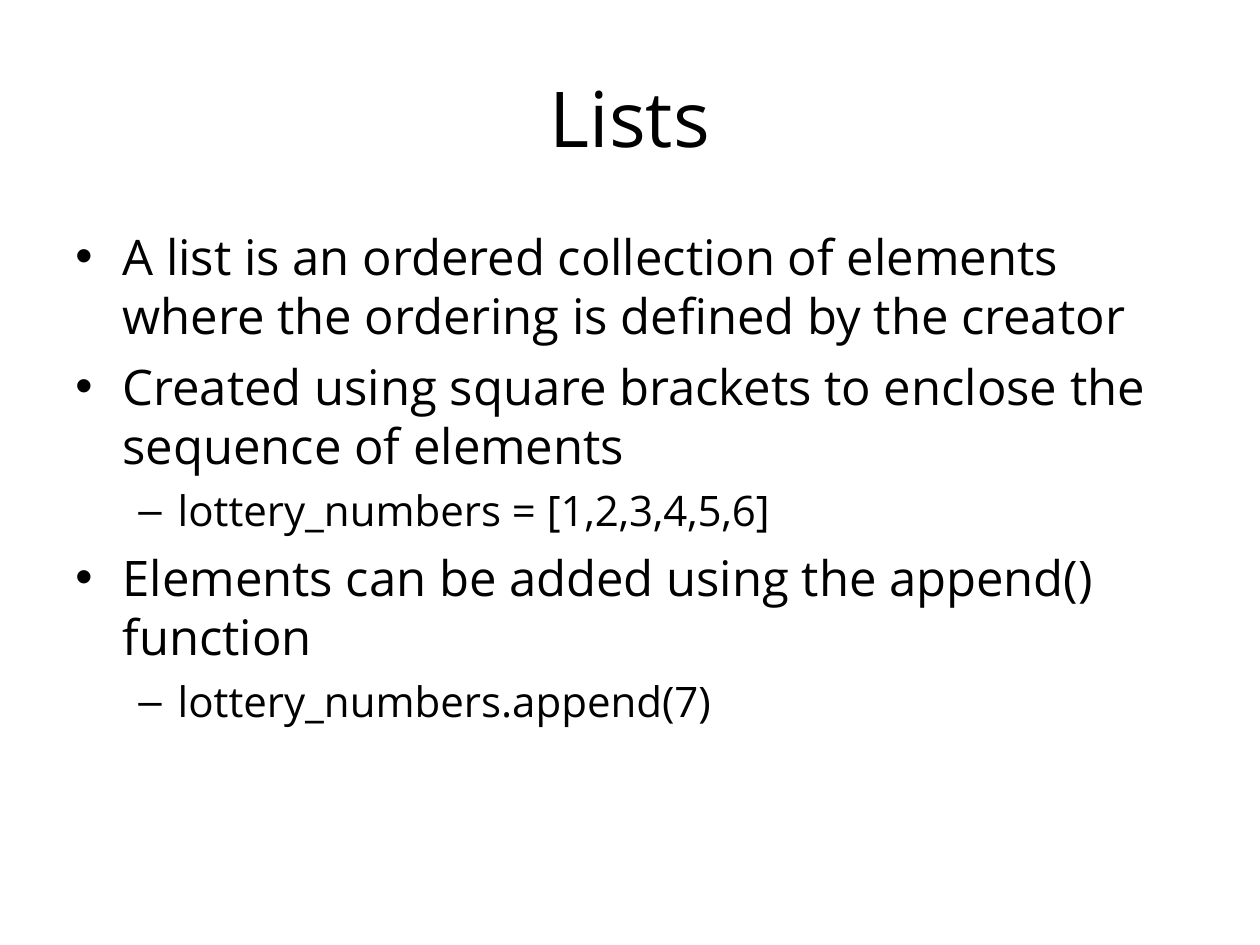
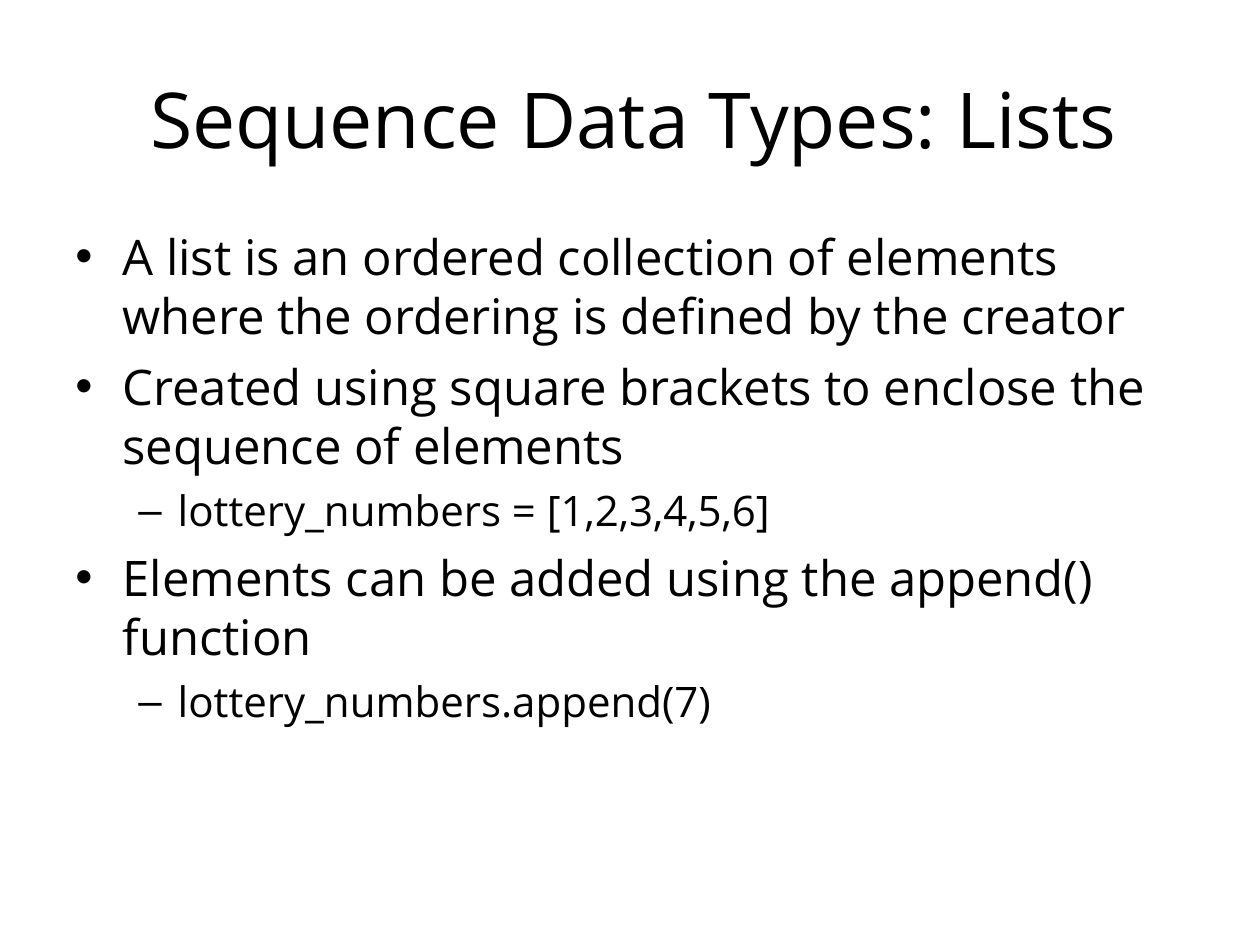
Before and after one commit to mantidproject/documents, a slide deck: slide 12 of Presentations/Introduction to Python/Introduction to Python.ppt. Drawn at 1260x945 pixels with LibreOffice and Linux fonts; fonts in the diff are those of the drawing; background and template pictures are left out. Boxes give left, top, right and bottom in pixels: in the first picture for what was removed or moved away, otherwise in the second. Text is boxed around its words. In the diff, an @@ line names an element or a change of style, - is before the commit and + after.

```diff
--- a/Presentations/Introduction to Python/Introduction to Python.ppt
+++ b/Presentations/Introduction to Python/Introduction to Python.ppt
@@ title at box(150, 91, 1116, 167): text changed @@
-Lists
+Sequence Data Types: Lists
```
Also in this commit, not shown: 55 slides added.
